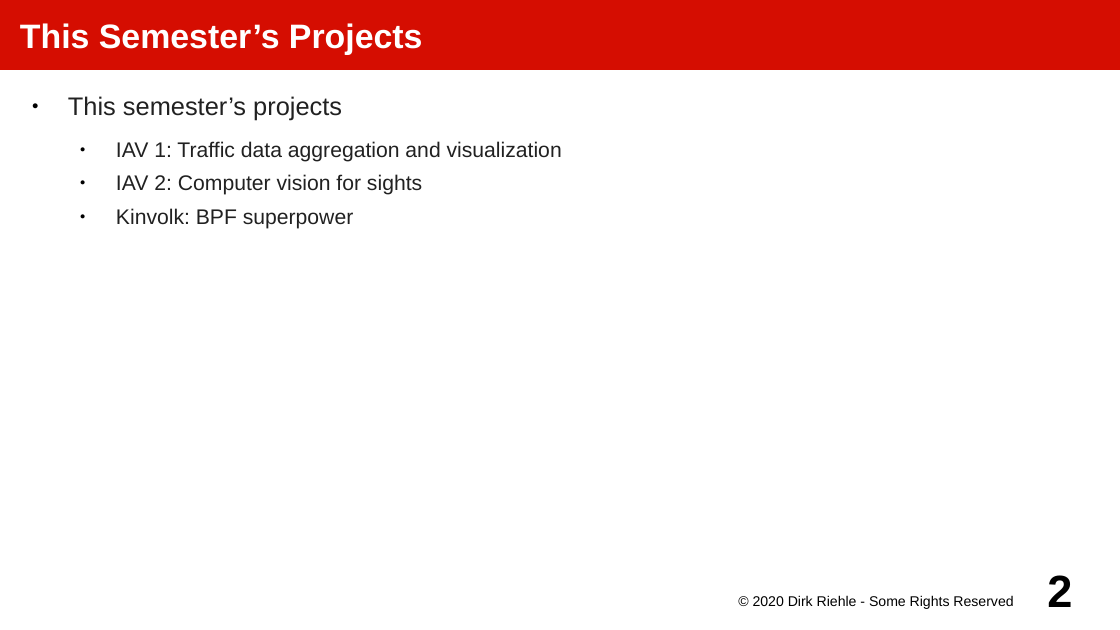
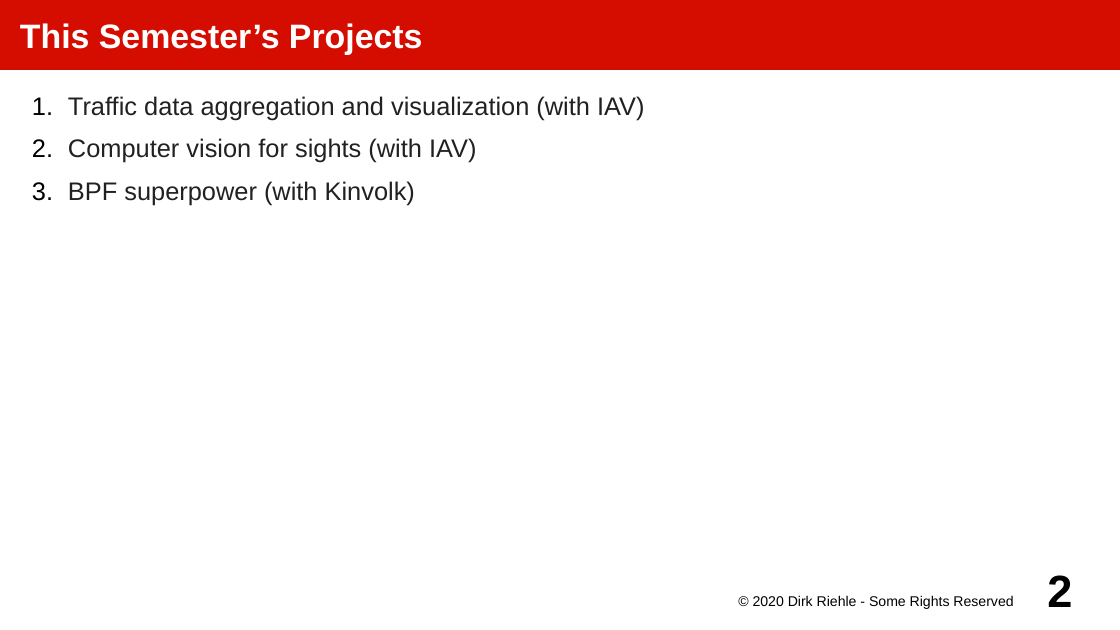
Before and after one commit to dirkriehle/amos-course, a slide deck: slide 2 of Lecture slides/AMOS A03 - Course Projects.odp. Drawn at 1120x630 pixels with LibreOffice and Linux fonts; fonts in the diff are those of the drawing. Boxes give left, top, right and bottom in pixels: in the first picture for what was removed or moved away, otherwise in the second. Text is boxed around its words. In the diff, an @@ line names an element or a change of style, - is before the commit and + after.

```diff
--- a/Lecture slides/AMOS A03 - Course Projects.odp
+++ b/Lecture slides/AMOS A03 - Course Projects.odp
@@ text at [68,96,644,205]: text changed; size 15 to 18 pt @@
-● This semester’s projects
-  ● IAV 1: Traffic data aggregation and visualization
-  ● IAV 2: Computer vision for sights
-  ● Kinvolk: BPF superpower
+1. Traffic data aggregation and visualization (with IAV)
+2. Computer vision for sights (with IAV)
+3. BPF superpower (with Kinvolk)
```
Also in this commit, not shown: 2 other slides changed, 4 other files.
